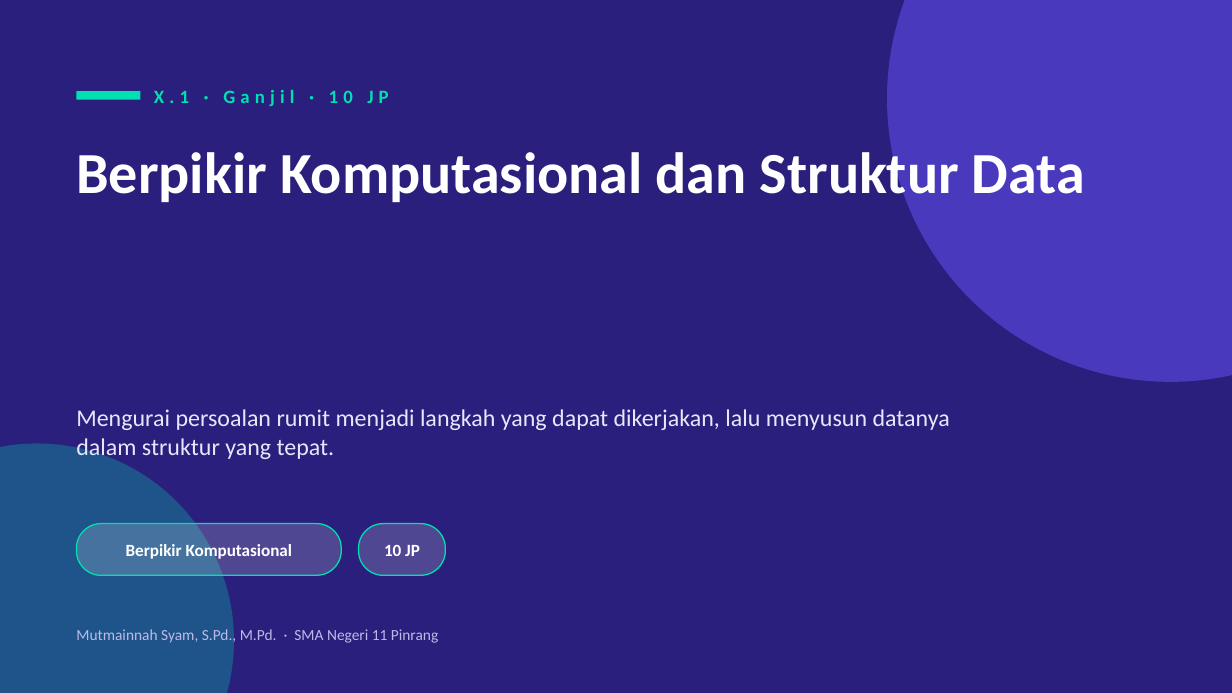
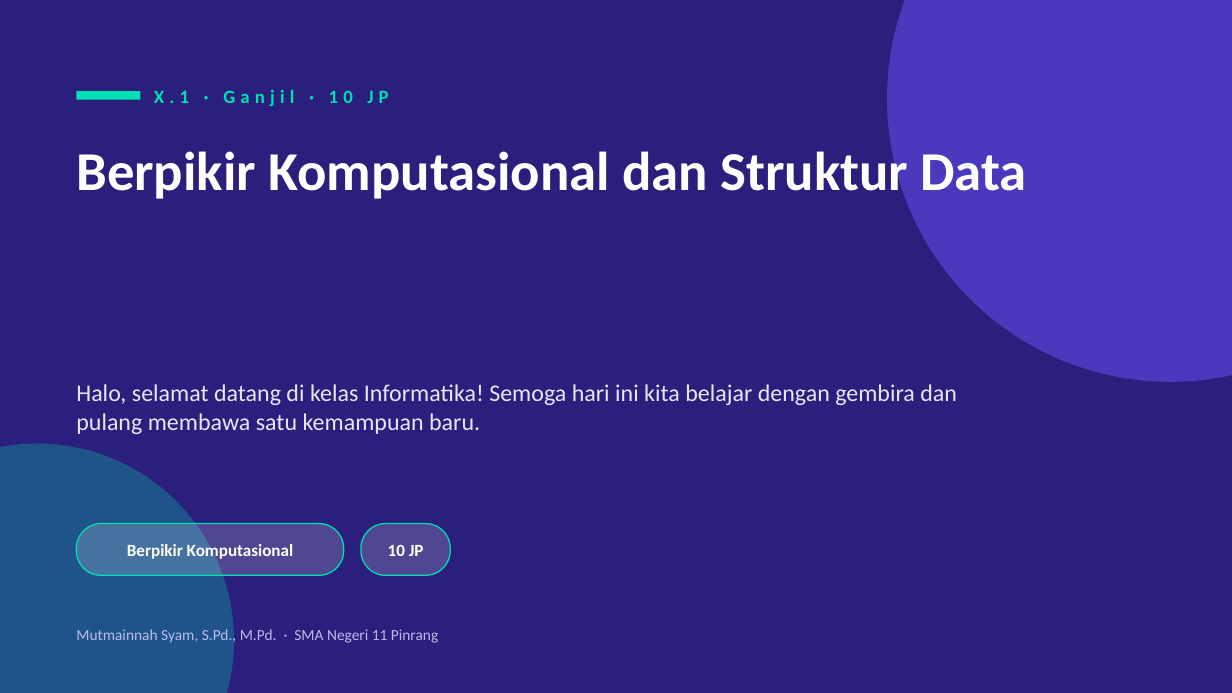
Before and after one commit to idayahinna-afk/tik, a slide deck: slide 2 of Slide Informatika Kelas X - SMAN 11 Pinrang.pptx. Drawn at 1232x693 pixels with LibreOffice and Linux fonts; fonts in the diff are those of the drawing. Boxes give left, top, right and bottom in pixels: in the first picture for what was removed or moved away, otherwise in the second. Text is boxed around its words. In the diff, an @@ line names an element or a change of style, - is before the commit and + after.

```diff
--- a/Slide Informatika Kelas X - SMAN 11 Pinrang.pptx
+++ b/Slide Informatika Kelas X - SMAN 11 Pinrang.pptx
@@ text "Berpikir Komputasional dan Struktur Data" at box(76, 144, 1027, 203): size 34 to 32 pt @@
@@ text at box(76, 384, 957, 434): text changed @@
-Mengurai persoalan rumit menjadi langkah yang dapat dikerjakan, lalu menyusun datanya dalam struktur yang tepat.
+Halo, selamat datang di kelas Informatika! Semoga hari ini kita belajar dengan gembira dan pulang membawa satu kemampuan baru.
@@ text "10 JP": place and size @@
-text "10 JP" at box(384, 545, 420, 556)
+text "10 JP" at box(388, 545, 424, 556)
@@ rounded rectangle: place and size @@
-rounded rectangle at box(359, 524, 445, 575)
+rounded rectangle at box(361, 524, 450, 575)
```
Also in this commit, not shown: 70 other slides changed, 72 slides added, 8 slides removed, 3 other files.
